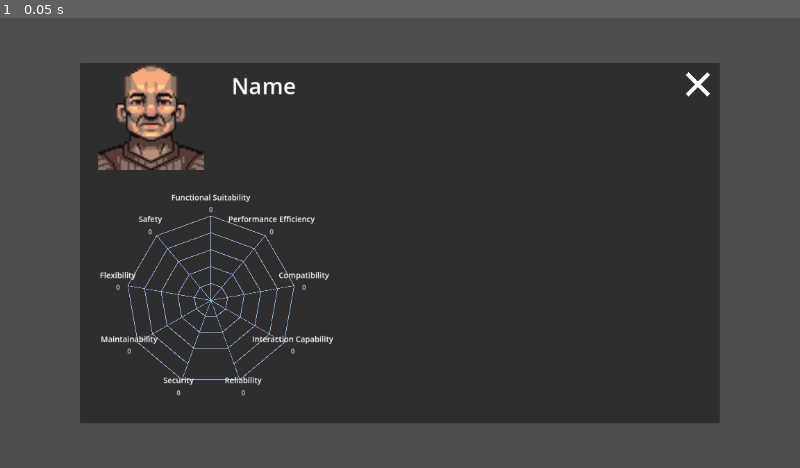
Above: before the commit, frame 1.
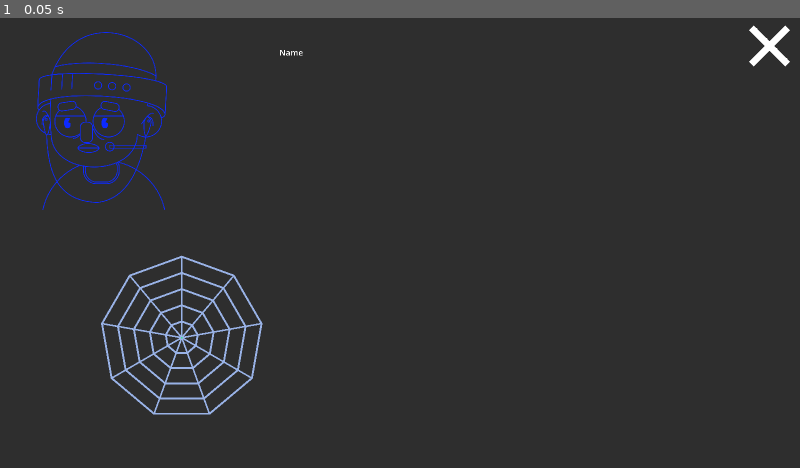
Above: after the commit, the same moment.

Repository: fernando38954/Total-Meltdown
Game: Godot game, scene res://scenes/developer_screen/DevDetailCard.tscn
The game is run twice, just before and just after one commit, with the same random seed, the same clock (stepped at 60 frames per second) and the same inputs. This scene is started directly instead of the project's main scene.
Inputs:
- Up to frame 1 (0.05 s): no input

The runs differ from the first frame. In frame 1, 41% of the frame differs, in the area x 0-100%, y 0-100%.
Error after the commit: Invalid operands 'float' and 'Nil' in operator '+'. (res://scripts/radar_chart.gd:122)

Commit message:
Import new assets and fix the corresponding game layout

Diff:
--- a/total-meltdown/contents/developer/test_developer.json
+++ b/total-meltdown/contents/developer/test_developer.json
@@ -1,6 +1,6 @@
 {
 	"name": "Enzo",
-	"portrait": "res://placeholder/Masculine_A_default.png",
+	"portrait": "res://assets/portrait/portrait_1.png",
 	"attribute": {
 		"Functional Suitability": 10,
 		"Performance Efficiency": 9,
--- a/total-meltdown/contents/developer/test_developer2.json
+++ b/total-meltdown/contents/developer/test_developer2.json
@@ -1,6 +1,6 @@
 {
 	"name": "Aline",
-	"portrait": "res://placeholder/Feminine_A_default.png",
+	"portrait": "res://assets/portrait/portrait_2.png",
 	"attribute": {
 		"Functional Suitability": 2,
 		"Performance Efficiency": 3,
--- a/total-meltdown/project.godot
+++ b/total-meltdown/project.godot
@@ -22,6 +22,9 @@
 
 [display]
 
+window/size/viewport_width=3904
+window/size/viewport_height=2196
+window/size/mode=3
 window/stretch/mode="viewport"
 
 [physics]
@@ -30,6 +33,7 @@
 
 [rendering]
 
+textures/canvas_textures/default_texture_filter=0
 rendering_device/driver.windows="d3d12"
 renderer/rendering_method="gl_compatibility"
 renderer/rendering_method.mobile="gl_compatibility"
--- a/total-meltdown/scenes/developer_screen/DevDetailCard.tscn
+++ b/total-meltdown/scenes/developer_screen/DevDetailCard.tscn
@@ -1,7 +1,7 @@
 [gd_scene format=3 uid="uid://y8oun4wpf01e"]
 
 [ext_resource type="Script" uid="uid://c0k3lk06x8x27" path="res://scripts/developer_screen/dev_detail_card.gd" id="1_q7v8o"]
-[ext_resource type="Texture2D" uid="uid://pkvs8s0720sb" path="res://placeholder/Masculine_A_default.png" id="2_ekraa"]
+[ext_resource type="Texture2D" uid="uid://dwadpayxxgj3b" path="res://assets/portrait/portrait_1.png" id="2_q7v8o"]
 [ext_resource type="PackedScene" uid="uid://dnbluou2l5jpn" path="res://scenes/RadarChart.tscn" id="3_1dkyr"]
 [ext_resource type="Texture2D" uid="uid://otrus47vg2jc" path="res://placeholder/WhiteX.png" id="4_cjkw6"]
 [ext_resource type="Texture2D" uid="uid://pj46xl23vtdx" path="res://placeholder/GrayX.png" id="5_bdd7n"]
@@ -13,21 +13,21 @@
 anchor_bottom = 1.0
 grow_horizontal = 2
 grow_vertical = 2
-scale = Vector2(0.8, 0.8)
 pivot_offset = Vector2(576, 324)
 script = ExtResource("1_q7v8o")
+font_size = 18
+value_font_size = 12
 
 [node name="Portrait" type="Sprite2D" parent="." unique_id=1710040631]
-position = Vector2(128, 96)
-scale = Vector2(3, 3)
-texture = ExtResource("2_ekraa")
+position = Vector2(495, 488)
+texture = ExtResource("2_q7v8o")
 
 [node name="DeveloperName" type="RichTextLabel" parent="." unique_id=863743029]
 layout_mode = 0
-offset_left = 238.0
-offset_top = 13.0
-offset_right = 425.0
-offset_bottom = 195.0
+offset_left = 1039.0
+offset_top = 141.0
+offset_right = 1804.0
+offset_bottom = 907.0
 mouse_filter = 2
 theme_override_font_sizes/normal_font_size = 40
 bbcode_enabled = true
@@ -37,26 +37,27 @@
 
 [node name="RadarChart" parent="." unique_id=1384305498 instance=ExtResource("3_1dkyr")]
 layout_mode = 0
-offset_left = 36.0
-offset_top = 227.0
-offset_right = 436.0
-offset_bottom = 627.0
+offset_left = 367.0
+offset_top = 1040.0
+offset_right = 767.0
+offset_bottom = 1440.0
+scale = Vector2(2.5999992, 2.5999992)
 
 [node name="Description" type="RichTextLabel" parent="." unique_id=1702460825]
 layout_mode = 0
-offset_left = 503.0
-offset_top = 44.0
-offset_right = 1107.0
-offset_bottom = 596.0
+offset_left = 1903.0
+offset_top = 276.0
+offset_right = 3664.0
+offset_bottom = 2009.0
 bbcode_enabled = true
 
 [node name="ReturnButton" type="TextureButton" parent="." unique_id=1238466745]
 layout_mode = 0
-offset_left = 984.75
-offset_top = -89.749985
-offset_right = 1240.75
-offset_bottom = 166.25002
-scale = Vector2(0.175, 0.175)
+offset_left = 3626.9998
+offset_top = 8.000008
+offset_right = 3882.9998
+offset_bottom = 264.0
+scale = Vector2(0.8, 0.8)
 pivot_offset = Vector2(128, 128)
 texture_normal = ExtResource("4_cjkw6")
 texture_pressed = ExtResource("5_bdd7n")
--- a/total-meltdown/scenes/developer_screen/DevOverviewCard.tscn
+++ b/total-meltdown/scenes/developer_screen/DevOverviewCard.tscn
@@ -1,27 +1,28 @@
 [gd_scene format=3 uid="uid://3v2hesn4ey6s"]
 
 [ext_resource type="Script" uid="uid://cfjluhuafa1gr" path="res://scripts/developer_screen/dev_overview_card.gd" id="1_u3dgd"]
-[ext_resource type="Texture2D" uid="uid://pkvs8s0720sb" path="res://placeholder/Masculine_A_default.png" id="2_jrk3f"]
+[ext_resource type="Texture2D" uid="uid://dwadpayxxgj3b" path="res://assets/portrait/portrait_1.png" id="2_u3dgd"]
 
 [node name="DevOverviewCard" type="Button" unique_id=1018254486]
-custom_minimum_size = Vector2(256, 256)
-offset_right = 256.0
-offset_bottom = 256.0
-pivot_offset = Vector2(128, 128)
+custom_minimum_size = Vector2(900, 900)
+offset_right = 800.0
+offset_bottom = 800.0
+pivot_offset = Vector2(450, 450)
 script = ExtResource("1_u3dgd")
 
 [node name="Portrait" type="Sprite2D" parent="." unique_id=1710040631]
-position = Vector2(128, 96)
-scale = Vector2(3, 3)
-texture = ExtResource("2_jrk3f")
+position = Vector2(445.00003, 365)
+scale = Vector2(0.8, 0.8)
+texture = ExtResource("2_u3dgd")
+region_rect = Rect2(2, 0, 725, 725)
 
 [node name="DeveloperName" type="RichTextLabel" parent="." unique_id=863743029]
 layout_mode = 0
-offset_top = 193.0
-offset_right = 256.0
-offset_bottom = 255.0
+offset_top = 754.0
+offset_right = 900.0
+offset_bottom = 891.0
 mouse_filter = 2
-theme_override_font_sizes/normal_font_size = 40
+theme_override_font_sizes/normal_font_size = 100
 bbcode_enabled = true
 text = "Name"
 fit_content = true
--- a/total-meltdown/scenes/developer_screen/DeveloperScreen.tscn
+++ b/total-meltdown/scenes/developer_screen/DeveloperScreen.tscn
@@ -8,14 +8,16 @@
 [node name="DeveloperScreen" type="CanvasLayer" unique_id=933529179]
 script = ExtResource("1_6lvqk")
 
-[node name="DeveloperPanel" type="Panel" parent="." unique_id=242474079]
+[node name="DeveloperPanel" type="Panel" parent="." unique_id=242474079 node_paths=PackedStringArray("developer_container", "click_blocker")]
 anchors_preset = 15
 anchor_right = 1.0
 anchor_bottom = 1.0
 grow_horizontal = 2
 grow_vertical = 2
-pivot_offset = Vector2(576, 324)
+pivot_offset = Vector2(1952, 1098)
 script = ExtResource("1_ievrq")
+developer_container = NodePath("ScrollContainer/MarginContainer/GridContainer")
+click_blocker = NodePath("ClickBlocker")
 developer_overview_card_scene = ExtResource("2_px104")
 developer_detail_card_scene = ExtResource("3_1bwwp")
 
@@ -24,21 +26,51 @@
 anchors_preset = 15
 anchor_right = 1.0
 anchor_bottom = 1.0
-offset_right = 224.0
 grow_horizontal = 2
 grow_vertical = 2
 follow_focus = true
 horizontal_scroll_mode = 0
 
-[node name="GridContainer" type="GridContainer" parent="DeveloperPanel/ScrollContainer" unique_id=2113858380]
+[node name="MarginContainer" type="MarginContainer" parent="DeveloperPanel/ScrollContainer" unique_id=1616237988]
+layout_mode = 2
+theme_override_constants/margin_left = 80
+theme_override_constants/margin_top = 150
+theme_override_constants/margin_right = 80
+theme_override_constants/margin_bottom = 150
+
+[node name="GridContainer" type="GridContainer" parent="DeveloperPanel/ScrollContainer/MarginContainer" unique_id=2113858380]
 layout_mode = 2
 size_flags_horizontal = 3
 size_flags_vertical = 3
-theme_override_constants/h_separation = 40
-theme_override_constants/v_separation = 20
+theme_override_constants/h_separation = 50
+theme_override_constants/v_separation = 60
 columns = 4
 
-[node name="DevOverviewCard" parent="DeveloperPanel/ScrollContainer/GridContainer" unique_id=1018254486 instance=ExtResource("2_px104")]
+[node name="DevOverviewCard2" parent="DeveloperPanel/ScrollContainer/MarginContainer/GridContainer" unique_id=1018254486 instance=ExtResource("2_px104")]
+layout_mode = 2
+
+[node name="DevOverviewCard" parent="DeveloperPanel/ScrollContainer/MarginContainer/GridContainer" unique_id=1638072232 instance=ExtResource("2_px104")]
+layout_mode = 2
+
+[node name="DevOverviewCard3" parent="DeveloperPanel/ScrollContainer/MarginContainer/GridContainer" unique_id=381570448 instance=ExtResource("2_px104")]
+layout_mode = 2
+
+[node name="DevOverviewCard4" parent="DeveloperPanel/ScrollContainer/MarginContainer/GridContainer" unique_id=1263994531 instance=ExtResource("2_px104")]
+layout_mode = 2
+
+[node name="DevOverviewCard5" parent="DeveloperPanel/ScrollContainer/MarginContainer/GridContainer" unique_id=1959069799 instance=ExtResource("2_px104")]
+layout_mode = 2
+
+[node name="DevOverviewCard6" parent="DeveloperPanel/ScrollContainer/MarginContainer/GridContainer" unique_id=1295521702 instance=ExtResource("2_px104")]
+layout_mode = 2
+
+[node name="DevOverviewCard7" parent="DeveloperPanel/ScrollContainer/MarginContainer/GridContainer" unique_id=757038978 instance=ExtResource("2_px104")]
+layout_mode = 2
+
+[node name="DevOverviewCard8" parent="DeveloperPanel/ScrollContainer/MarginContainer/GridContainer" unique_id=123364912 instance=ExtResource("2_px104")]
+layout_mode = 2
+
+[node name="DevOverviewCard9" parent="DeveloperPanel/ScrollContainer/MarginContainer/GridContainer" unique_id=1278489871 instance=ExtResource("2_px104")]
 layout_mode = 2
 
 [node name="ClickBlocker" type="ColorRect" parent="DeveloperPanel" unique_id=1053072876]
--- a/total-meltdown/scenes/swebok/Swebok.tscn
+++ b/total-meltdown/scenes/swebok/Swebok.tscn
@@ -89,8 +89,8 @@
 metadata/_edit_vertical_guides_ = [576.0]
 
 [node name="AnimatedSprite2D" type="AnimatedSprite2D" parent="." unique_id=617863607]
-position = Vector2(593, 283)
-scale = Vector2(4.271875, 4.271875)
+position = Vector2(2015, 950)
+scale = Vector2(14, 14)
 sprite_frames = SubResource("SpriteFrames_qhdxt")
 animation = &"turn_page"
 
@@ -98,38 +98,41 @@
 swebok = NodePath("..")
 
 [node name="ScrollContainer" parent="Catalog" index="0" unique_id=2104121597]
-offset_left = 310.0
-offset_top = 93.0
-offset_right = 835.0
-offset_bottom = 459.0
+offset_left = 1093.0
+offset_top = 305.0
+offset_right = 2810.0
+offset_bottom = 1541.0
 
 [node name="ContentViewer" parent="." unique_id=474821504 node_paths=PackedStringArray("swebok") instance=ExtResource("3_wlni6")]
 swebok = NodePath("..")
 
 [node name="Title" parent="ContentViewer" index="0" unique_id=528443857]
-offset_left = 354.0
-offset_top = 100.0
-offset_right = 541.0
-offset_bottom = 148.0
+offset_left = 1076.0
+offset_top = 342.0
+offset_right = 1838.0
+offset_bottom = 524.0
+text = "[center][b][font_size=70]%s[/font_size][/b][/center]"
 
 [node name="Description" parent="ContentViewer" index="1" unique_id=475701691]
-offset_top = 101.0
-offset_right = 822.0
-offset_bottom = 459.0
+offset_left = 2004.0
+offset_top = 279.0
+offset_right = 2833.0
+offset_bottom = 1549.0
+text = "ASD"
 
 [node name="RadarChart" parent="ContentViewer" index="2" unique_id=1384305498]
-offset_left = 336.0
-offset_top = 229.0
-offset_right = 538.0
-offset_bottom = 431.0
+offset_left = 1076.0
+offset_top = 691.0
+offset_right = 1840.0
+offset_bottom = 1455.0
 
 [node name="LeftButton" type="TextureButton" parent="." unique_id=1508500181]
-offset_left = 163.00002
-offset_top = 153.99998
-offset_right = 419.0
-offset_bottom = 410.0
+offset_left = 883.0
+offset_top = 809.00006
+offset_right = 1139.0
+offset_bottom = 1065.0001
 rotation = 4.712389
-scale = Vector2(0.175, 0.175)
+scale = Vector2(0.6, 0.6)
 pivot_offset = Vector2(128, 128)
 texture_normal = ExtResource("5_27urn")
 texture_pressed = ExtResource("6_1kmui")
@@ -137,12 +140,12 @@
 ignore_texture_size = true
 
 [node name="RightButton" type="TextureButton" parent="." unique_id=1273220789]
-offset_left = 730.99994
-offset_top = 154.99997
-offset_right = 986.99994
-offset_bottom = 410.99994
+offset_left = 2766.0
+offset_top = 809.0
+offset_right = 3022.0
+offset_bottom = 1065.0
 rotation = 1.5707964
-scale = Vector2(0.175, 0.175)
+scale = Vector2(0.6, 0.6)
 pivot_offset = Vector2(128, 128)
 texture_normal = ExtResource("5_27urn")
 texture_pressed = ExtResource("6_1kmui")
@@ -150,12 +153,12 @@
 ignore_texture_size = true
 
 [node name="ReturnButton" type="TextureButton" parent="." unique_id=1488031083]
-offset_left = 168.0
-offset_top = -52.000023
-offset_right = 424.0
-offset_bottom = 203.99997
+offset_left = 915.99994
+offset_top = 140.99994
+offset_right = 1172.0
+offset_bottom = 396.99994
 rotation = -0.7853982
-scale = Vector2(0.175, 0.175)
+scale = Vector2(0.6, 0.6)
 pivot_offset = Vector2(128, 128)
 texture_normal = ExtResource("5_27urn")
 texture_pressed = ExtResource("6_1kmui")
--- a/total-meltdown/scripts/developer_screen/dev_detail_card.gd
+++ b/total-meltdown/scripts/developer_screen/dev_detail_card.gd
@@ -5,6 +5,16 @@
 @onready var developer_name = $DeveloperName
 @onready var radar_chart = $RadarChart
 @onready var description = $Description
+
+@export_category("Visual Settings")
+@export var name_size: int = 80
+@export var description_size: int = 60
+
+@export_category("Label Settings")
+@export var font = ThemeDB.fallback_font
+@export var font_size = 30
+@export var value_font_size = 25
+@export var label_offset = 18
 
 var developer_panel: DeveloperPanel = null
 var initial_center_position: Vector2
@@ -19,8 +29,9 @@
 	global_position = initial_center_position
 
 func set_content(developer_data: Dictionary):
-	developer_name.text = "[center][font_size=40]%s[/font_size][/center]\n\n" % developer_data.name
-	description.text = "%s" % developer_data.description
+	developer_name.text = "[center][b][font_size=%d]%s[/font_size][/b][/center]\n\n" % [name_size, developer_data.name]
+	description.text = "[font_size=%d]%s[/font_size]" % [description_size, developer_data.description]
+	radar_chart.set_label(font, font_size, value_font_size, label_offset)
 	radar_chart.set_attributes(developer_data.attribute)
 
 	var texture = load(developer_data.portrait_path)
--- a/total-meltdown/scripts/developer_screen/dev_overview_card.gd
+++ b/total-meltdown/scripts/developer_screen/dev_overview_card.gd
@@ -3,6 +3,9 @@
 
 @onready var portrait = $Portrait
 @onready var developer_name = $DeveloperName
+
+@export_category("Visual Settings")
+@export var name_size: int = 100
 
 var developer_panel: DeveloperPanel = null
 
@@ -10,7 +13,7 @@
 	developer_panel = panel
 
 func set_content(developer_data: Dictionary):
-	developer_name.text = "[center][font_size=40]%s[/font_size][/center]\n\n" % developer_data.name
+	developer_name.text = "[center][b][font_size=%d]%s[/font_size][/b][/center]\n\n" % [name_size, developer_data.name]
 
 	var texture = load(developer_data.portrait_path)
 	if texture:
--- a/total-meltdown/scripts/developer_screen/developer_panel.gd
+++ b/total-meltdown/scripts/developer_screen/developer_panel.gd
@@ -1,8 +1,8 @@
 extends Panel
 class_name DeveloperPanel
 
-@onready var developer_container = $ScrollContainer/GridContainer
-@onready var click_blocker = $ClickBlocker
+@export var developer_container: GridContainer
+@export var click_blocker: ColorRect
 @export var developer_overview_card_scene: PackedScene
 @export var developer_detail_card_scene: PackedScene
 
--- a/total-meltdown/scripts/radar_chart.gd
+++ b/total-meltdown/scripts/radar_chart.gd
@@ -27,6 +27,12 @@
 @export var text_color := Color.WHITE
 @export var grid_levels := 5
 
+# Label Settings
+var font
+var font_size
+var value_font_size
+var label_offset
+
 func _init():
 	property_size = property_names.size()
 	reset_values(property_size)
@@ -49,6 +55,12 @@
 		else:
 			values[idx] = lower_limit
 	queue_redraw()
+
+func set_label(p_font, p_font_size: int, p_value_font_size: int, p_label_offset: int):
+	self.font = p_font
+	self.font_size = p_font_size
+	self.value_font_size = p_value_font_size
+	self.label_offset = p_label_offset
 #endregion
 
 #region Draw
@@ -76,12 +88,12 @@
 			var angle = start_angle + i * step_angle
 			var point = center + Vector2(cos(angle), sin(angle)) * level_radius
 			points.append(point)
-		draw_polyline(points + [points[0]], line_color, 1.2)
+		draw_polyline(points + [points[0]], line_color, 3.6)
 
 	for i in range(property_size):
 		var angle = start_angle + i * step_angle
 		var end_point = center + Vector2(cos(angle), sin(angle)) * radius
-		draw_line(center, end_point, line_color, 1.0)
+		draw_line(center, end_point, line_color, 3.0)
 
 
 func draw_data(center: Vector2, radius: float, start_angle: float) -> void:
@@ -96,17 +108,13 @@
 
 	if data_points.size() >= 3:
 		draw_polygon(data_points, PackedColorArray([fill_color]))
-		draw_polyline(data_points + [data_points[0]], outline_color, 1.2)
+		draw_polyline(data_points + [data_points[0]], outline_color, 3.6)
 		for point in data_points:
 			draw_circle(point, 1.5, outline_color)
 
 
 func draw_labels(center: Vector2, radius: float, start_angle: float) -> void:
 	var step_angle = 2 * PI / property_size
-	var font = ThemeDB.fallback_font
-	var font_size = 14
-	var value_font_size = 12
-	var label_offset = 18
 
 	for i in range(property_size):
 		var angle = start_angle + i * step_angle
--- a/total-meltdown/scripts/swebok/catalog.gd
+++ b/total-meltdown/scripts/swebok/catalog.gd
@@ -2,6 +2,7 @@
 
 @onready var button_container = $ScrollContainer/VBoxContainer
 @export var swebok: Swebok = null
+@export var label_size: int = 80
 
 func _ready():
 	while !SwebokManager.creation_finished:
@@ -16,6 +17,7 @@
 		var chapter = SwebokManager.chapters[idx]
 		var button = Button.new()
 		button.text = chapter.title
+		button.add_theme_font_size_override("font_size", label_size)
 		button.size_flags_horizontal = Control.SIZE_EXPAND_FILL
 
 		button.set_meta("chapter_index", idx)
--- a/total-meltdown/scripts/swebok/content_viewer.gd
+++ b/total-meltdown/scripts/swebok/content_viewer.gd
@@ -5,7 +5,18 @@
 @onready var radar_chart = $RadarChart
 @export var swebok: Swebok = null
 
+@export_category("Visual Settings")
+@export var title_size: int = 80
+@export var description_size: int = 60
+
+@export_category("Label Settings")
+@export var font = ThemeDB.fallback_font
+@export var font_size = 30
+@export var value_font_size = 25
+@export var label_offset = 18
+
 func show_content(chapter_data: Dictionary):
-	title_label.text = "[center][b]%s[/b][/center]\n\n" % chapter_data.title
-	description_label.text = "%s" % chapter_data.description
+	title_label.text = "[center][b][font_size=%d]%s[/font_size][/b][/center]\n\n" % [title_size, chapter_data.title]
+	description_label.text = "[font_size=%d]%s[/font_size]" % [description_size, chapter_data.description]
+	radar_chart.set_label(font, font_size, value_font_size, label_offset)
 	radar_chart.set_attributes(chapter_data.attribute)
--- a/total-meltdown/scripts/swebok/swebok.gd
+++ b/total-meltdown/scripts/swebok/swebok.gd
@@ -10,8 +10,8 @@
 @onready var right_button = $RightButton
 @onready var return_button = $ReturnButton
 
-var open_position = Vector2(593, 283)
-var hide_position = Vector2(1558, 283)
+@export var open_position = Vector2(2015.0, 950.0)
+@export var hide_position = Vector2(5100.0, 950.0)
 var tween: Tween
 
 var current_page_idx: int
--- a/total-meltdown/test_scene.tscn
+++ b/total-meltdown/test_scene.tscn
@@ -1,6 +1,6 @@
 [gd_scene format=3 uid="uid://la16ha585b6b"]
 
-[ext_resource type="Texture2D" uid="uid://bfcp40owte7qa" path="res://placeholder/Workspace.png" id="1_8pr8v"]
+[ext_resource type="Texture2D" uid="uid://b5hksq765l3mh" path="res://assets/workspace.png" id="1_njel3"]
 [ext_resource type="Script" uid="uid://bycvyp17uw41" path="res://scripts/workspace.gd" id="2_coq8p"]
 [ext_resource type="Script" uid="uid://c02p4763tkn5d" path="res://scripts/workspace_region.gd" id="2_sasra"]
 [ext_resource type="Script" uid="uid://bfymxkjtitow5" path="res://scripts/workspace_camera.gd" id="3_coq8p"]
@@ -9,13 +9,16 @@
 [ext_resource type="Texture2D" uid="uid://dmc2r0c75pl63" path="res://placeholder/LightGrayArrow.png" id="7_njel3"]
 [ext_resource type="PackedScene" uid="uid://bd5f23dl8nicx" path="res://scenes/swebok/Swebok.tscn" id="8_buypi"]
 [ext_resource type="PackedScene" uid="uid://b62dwh5ln2nx" path="res://scenes/developer_screen/DeveloperScreen.tscn" id="9_njel3"]
+[ext_resource type="Texture2D" uid="uid://bhlngl6hk38ra" path="res://assets/mask.png" id="10_rpuu0"]
+[ext_resource type="Texture2D" uid="uid://vb3kwyxrbhil" path="res://assets/Ativo 5.png" id="11_oo8pe"]
 
 [node name="Node2D" type="Node2D" unique_id=1602338920]
+scale = Vector2(3.3999987, 3.3999987)
 
 [node name="Workspace" type="Sprite2D" parent="." unique_id=2114382166 node_paths=PackedStringArray("workspace_camera", "swebok", "swebok_region", "developer_screen", "developer_screen_region", "left_button", "right_button", "return_button")]
 position = Vector2(576, 324)
-scale = Vector2(0.8343023, 0.83506495)
-texture = ExtResource("1_8pr8v")
+scale = Vector2(0.295, 0.295)
+texture = ExtResource("1_njel3")
 script = ExtResource("2_coq8p")
 workspace_camera = NodePath("../Camera2D")
 swebok = NodePath("../Swebok")
@@ -27,12 +30,14 @@
 return_button = NodePath("../ScreenButtons/ReturnButton")
 
 [node name="Screen" type="Area2D" parent="Workspace" unique_id=745553579 node_paths=PackedStringArray("workspace", "left_region", "right_region", "focus")]
+position = Vector2(13.559321, 0)
+scale = Vector2(2.8983052, 2.8983052)
 script = ExtResource("2_sasra")
 workspace = NodePath("..")
 left_region = NodePath("../Swebok")
 right_region = NodePath("../DeveloperScreen")
 focus = NodePath("Marker2D")
-zoom_level = 1.75
+zoom_level = 1.6
 
 [node name="CollisionShape2D" type="CollisionPolygon2D" parent="Workspace/Screen" unique_id=1248977769]
 position = Vector2(-49.742188, -115.64929)
@@ -40,9 +45,11 @@
 polygon = PackedVector2Array(-283.47043, -122.05678, -295.45648, -102.89659, -295.45648, 247.97433, -285.8676, 268.33206, -92.89197, 285.0972, 193.57495, 285.0972, 370.96875, 269.52957, 387.74927, 249.17184, 387.74927, 33.61975, 313.4356, 13.262054, 294.25793, -122.05678)
 
 [node name="Marker2D" type="Marker2D" parent="Workspace/Screen" unique_id=1490810461]
-position = Vector2(-1.1986063, -43.110416)
+position = Vector2(-1.1696235, -18.713451)
 
 [node name="DeveloperScreen" type="Area2D" parent="Workspace" unique_id=60524836 node_paths=PackedStringArray("workspace", "left_region", "focus")]
+position = Vector2(6.7796607, 3.3898304)
+scale = Vector2(2.8983052, 2.8983052)
 script = ExtResource("2_sasra")
 workspace = NodePath("..")
 left_region = NodePath("../Screen")
@@ -58,6 +65,7 @@
 position = Vector2(399.1359, -195.19438)
 
 [node name="Swebok" type="Area2D" parent="Workspace" unique_id=1700712147 node_paths=PackedStringArray("workspace", "right_region", "focus")]
+scale = Vector2(3.0588512, 3.0588512)
 script = ExtResource("2_sasra")
 workspace = NodePath("..")
 right_region = NodePath("../Screen")
@@ -66,22 +74,24 @@
 
 [node name="CollisionShape2D" type="CollisionPolygon2D" parent="Workspace/Swebok" unique_id=1692430133]
 position = Vector2(16.780464, -118.55364)
-scale = Vector2(0.9999998, 0.99999976)
-polygon = PackedVector2Array(-518.99664, 317.3406, -584.92, 402.36398, -584.92, 414.33908, -463.86072, 419.12912, -413.51926, 336.50082, -415.91647, 317.3406)
+scale = Vector2(0.9932513, 0.9803495)
+polygon = PackedVector2Array(-518.99664, 317.3406, -606.00183, 430.66428, -603.7704, 446.49008, -441.989, 451.01175, -377.27646, 337.97006, -377.27646, 316.49216)
 
 [node name="Marker2D" type="Marker2D" parent="Workspace/Swebok" unique_id=1526716402]
-position = Vector2(-475.8467, 240.69981)
+position = Vector2(-462.12097, 240.48026)
 
 [node name="Camera2D" type="Camera2D" parent="." unique_id=661555636]
 position = Vector2(576, 324)
-scale = Vector2(0.99999994, 0.99999994)
+scale = Vector2(1.2941177, 0.99999994)
 limit_left = 0
 limit_top = 0
-limit_right = 1152
-limit_bottom = 648
+limit_right = 3904
+limit_bottom = 2196
 script = ExtResource("3_coq8p")
 
 [node name="ScreenButtons" type="CanvasLayer" parent="." unique_id=58777912]
+scale = Vector2(3.4, 3.4)
+transform = Transform2D(3.4, 0, 0, 3.4, 0, 0)
 
 [node name="LeftButton" type="TextureButton" parent="ScreenButtons" unique_id=334726376]
 offset_left = -16.000008
@@ -119,9 +129,21 @@
 texture_hover = ExtResource("7_njel3")
 ignore_texture_size = true
 
-[node name="Swebok" parent="." unique_id=870339263 instance=ExtResource("8_buypi")]
+[node name="Swebok" parent="." unique_id=129603859 instance=ExtResource("8_buypi")]
 
 [node name="DeveloperScreen" parent="." unique_id=933529179 instance=ExtResource("9_njel3")]
+
+[node name="Ativo5" type="Sprite2D" parent="." unique_id=677577832]
+visible = false
+position = Vector2(578, 294.358)
+scale = Vector2(0.16066587, 0.16066581)
+texture = ExtResource("11_oo8pe")
+
+[node name="Sprite2D" type="Sprite2D" parent="." unique_id=436785057]
+clip_children = 1
+position = Vector2(577.5, 294.5)
+scale = Vector2(0.29492384, 0.29456705)
+texture = ExtResource("10_rpuu0")
 
 [connection signal="input_event" from="Workspace/Screen" to="Workspace/Screen" method="_on_input_event"]
 [connection signal="input_event" from="Workspace/DeveloperScreen" to="Workspace/DeveloperScreen" method="_on_input_event"]
Binary file added: total-meltdown/assets/Ativo 5.png
Not shown, added: total-meltdown/assets/Ativo 5.png.import
Binary file added: total-meltdown/assets/mask.png
Not shown, added: total-meltdown/assets/mask.png.import
Binary file added: total-meltdown/assets/portrait/portrait_1.png
Not shown, added: total-meltdown/assets/portrait/portrait_1.png.import
Binary file added: total-meltdown/assets/portrait/portrait_2.png
Not shown, added: total-meltdown/assets/portrait/portrait_2.png.import
Binary file added: total-meltdown/assets/portrait/portrait_3.png
Not shown, added: total-meltdown/assets/portrait/portrait_3.png.import
Binary file added: total-meltdown/assets/portrait/portrait_4.png
Not shown, added: total-meltdown/assets/portrait/portrait_4.png.import
(and 10 more such lines)
